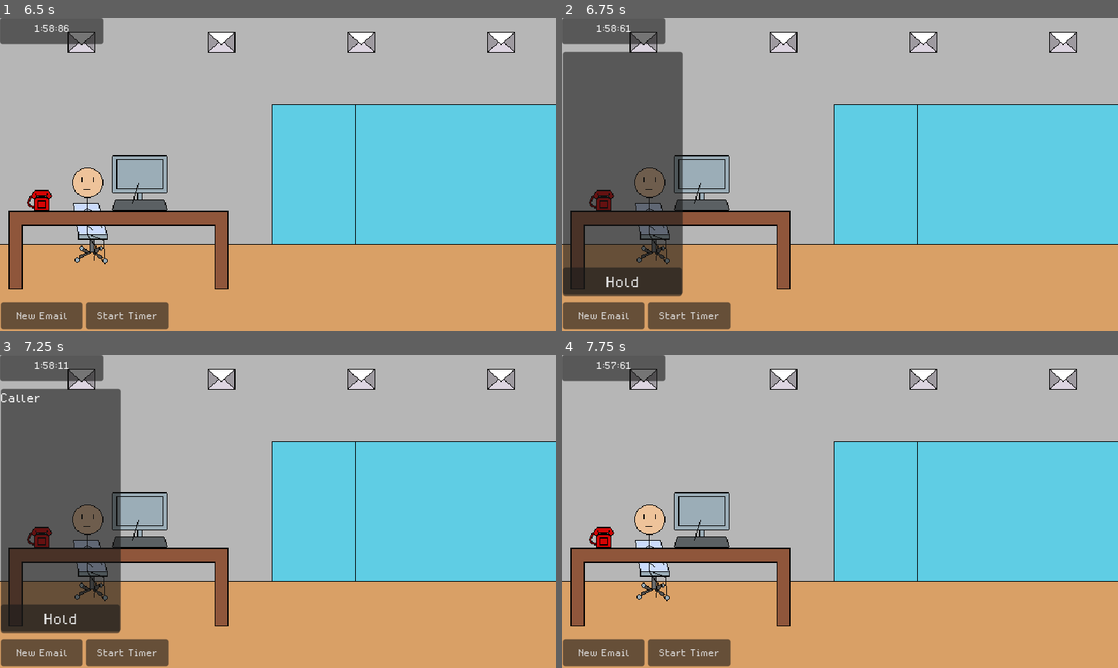
Above: before the commit, frames 1-4 (two rows, left to right).
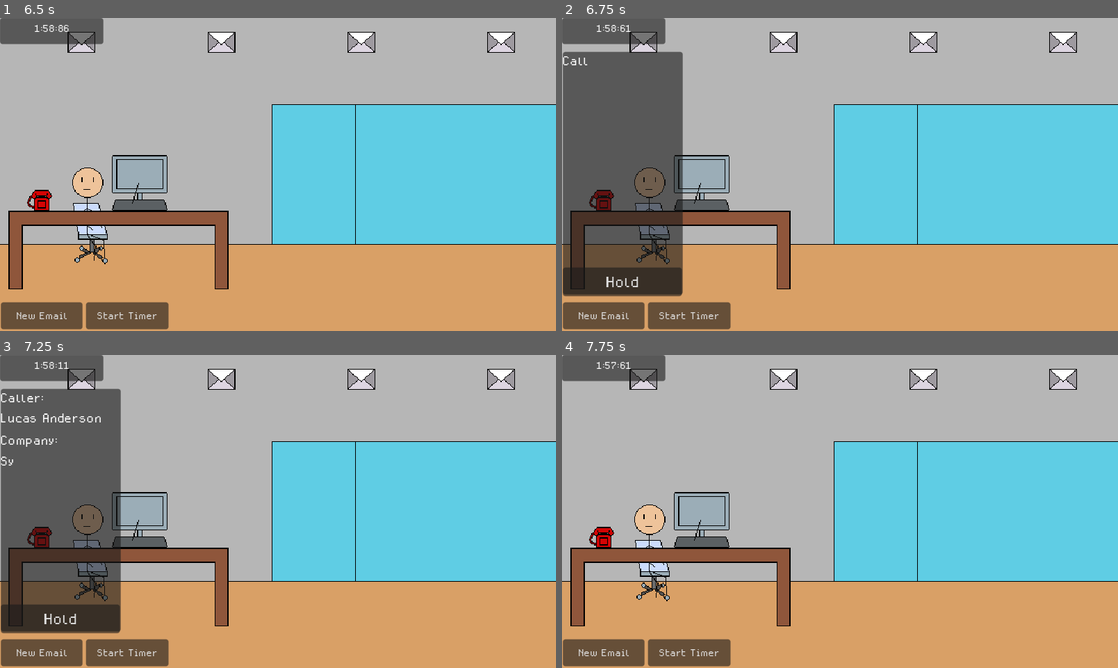
Above: after the commit, the same moments.

Repository: kelleralex04/Brackey-s-Game-Jam
Game: Godot game, scene res://Scenes/main.tscn
Two runs of this game, one before a commit and one after it. Both use one fixed random seed, a clock stepped at 60 frames per second and the inputs below.
Inputs (mouse positions are in pixels of both pictures, inside the frame that each line leads up to):
- Up to frame 1 (6.5 s): click "New Email" at 0.5 s; click "New Email" at 1.25 s; click "Start Timer" at 2 s; click "Start Timer" at 2.75 s; click "New Email" at 3.5 s; click "Start Timer" at 4.25 s; tap Enter (ui_accept) at 5, 5.27 s; move the mouse to (139, 183) at 5.02 s; click (139, 183) at 5.17 s; click "x" at 5.75 s
- Up to frame 2 (6.75 s): tap Enter (ui_accept) at 6.5 s; move the mouse to (600, 199) at 6.52 s; click (600, 199) at 6.67 s
- Up to frame 3 (7.25 s): tap Enter (ui_accept) at 6.77 s
- Up to frame 4 (7.75 s): click "Hold" at 7.25 s

Frame 1 is identical in both runs. In frame 2, less than 0.1% of the frame differs, in the area x 0-5%, y 12-16%; in frame 3, 0.3%, in the area x 0-19%, y 13-36%; in frame 4, nothing differs.

Commit message:
adds check for meeting submission

Diff:
--- a/Scenes/main.gd
+++ b/Scenes/main.gd
@@ -30,6 +30,11 @@
 @onready var phone_vbox: VBoxContainer = $PhonePanel/PhoneVbox
 @onready var meeting_vbox: VBoxContainer = $PhonePanel/MeetingVbox
 @onready var meeting_attendees_label: Label = $PhonePanel/MeetingVbox/MeetingAttendees
+@onready var meeting_date_label: Label = $PhonePanel/MeetingVbox/MeetingDate
+@onready var meeting_time_label: Label = $PhonePanel/MeetingVbox/MeetingTime
+@onready var month_picker: OptionButton = $Screen/CalendarPanel/MonthPicker
+@onready var day_picker: SpinBox = $Screen/CalendarPanel/DayPicker
+@onready var hour_picker: SpinBox = $Screen/CalendarPanel/HourPicker
 @onready var minute_picker: SpinBox = $Screen/CalendarPanel/MinutePicker
 
 var minutes: int
@@ -195,6 +200,8 @@
 #Other tasks: order lunch, hand out lunch
 
 func _ready() -> void:
+	#typing_speed = randf_range(0.05, 0.15)
+	typing_speed = 0.01
 	format_minutes(minute_picker.value)
 
 	cur_attendee_button = add_attendee_1
@@ -306,7 +313,7 @@
 	typewriter_timer = Timer.new()
 	full_text = text
 	cur_label = label
-	typewriter_timer.wait_time = randf_range(0.05, 0.15)
+	typewriter_timer.wait_time = typing_speed
 	typewriter_timer.autostart = true
 	typewriter_timer.one_shot = false
 	typewriter_timer.timeout.connect(_on_typewriter_timer_timeout)
@@ -421,21 +428,36 @@
 	open_close([contact_list, contact_search, search_label], false)
 
 func _on_add_to_calendar_pressed() -> void:
-	pass # Replace with function body.
+	if month_picker.text == meeting_queue[0][1] and int(day_picker.value) == int(meeting_queue[0][2]) and str(hour_picker.value) == meeting_queue[0][3] and str(minute_picker.value) == meeting_queue[0][4]:
+		for i in meeting_queue[0][0].size():
+			if meeting_queue[0][0][i] == attendee_buttons[i].text:
+				print('good')
+			else:
+				game_over()
+	else:
+		game_over()
 
 func _on_continue_call_pressed() -> void:
+	continue_call.visible = false
 	if cur_reason == 'Schedule Meeting':
 		meeting_attendees = []
 		for i in randi_range(1, 3):
 			meeting_attendees.append(company_employee[rand][i + 1])
 		var month = randi_range(0, 11)
-		meeting_queue.append([meeting_attendees, calendar_list[month][0], randi_range(1, calendar_list[month][1])])
+		var minute = randi_range(1, 59)
+		var opt_zero: String = '0' if minute < 10 else ''
+		minute = opt_zero + str(minute)
+		meeting_queue.append([meeting_attendees, calendar_list[month][0], randi_range(1, calendar_list[month][1]) , str(randi_range(0, 23)),  minute])
 		var all_attendees = ''
 		for i in meeting_attendees:
 			all_attendees += '\n' + i
 		phone_vbox.visible = false
 		meeting_vbox.visible = true
-		call_typewriter(meeting_attendees_label, all_attendees)
+		call_typewriter(meeting_attendees_label, 'Attendees: ' + all_attendees)
+		await typing_finished
+		call_typewriter(meeting_date_label, 'Date:\n' + meeting_queue[0][1] + ' ' + str(meeting_queue[0][2]) + '\n')
+		await typing_finished
+		call_typewriter(meeting_date_label, 'Time:\n' + meeting_queue[0][3] + ':' + meeting_queue[0][4])
 
 func format_minutes(value: int):
 	var opt_zero: String = '0' if value < 10 else ''
--- a/Scenes/main.tscn
+++ b/Scenes/main.tscn
@@ -277,9 +277,7 @@
 offset_bottom = 231.0
 theme = ExtResource("12_6qvw5")
 theme_override_icons/updown = SubResource("ViewportTexture_wxx47")
-min_value = 1.0
-max_value = 24.0
-value = 1.0
+max_value = 23.0
 
 [node name="MinutePicker" type="SpinBox" parent="Screen/CalendarPanel"]
 layout_mode = 0
@@ -395,7 +393,14 @@
 [node name="MeetingAttendees" type="Label" parent="PhonePanel/MeetingVbox"]
 layout_mode = 2
 theme_override_font_sizes/font_size = 20
-text = "Attendees:"
+
+[node name="MeetingDate" type="Label" parent="PhonePanel/MeetingVbox"]
+layout_mode = 2
+theme_override_font_sizes/font_size = 20
+
+[node name="MeetingTime" type="Label" parent="PhonePanel/MeetingVbox"]
+layout_mode = 2
+theme_override_font_sizes/font_size = 20
 
 [node name="ContinueCall" type="Button" parent="PhonePanel"]
 visible = false
